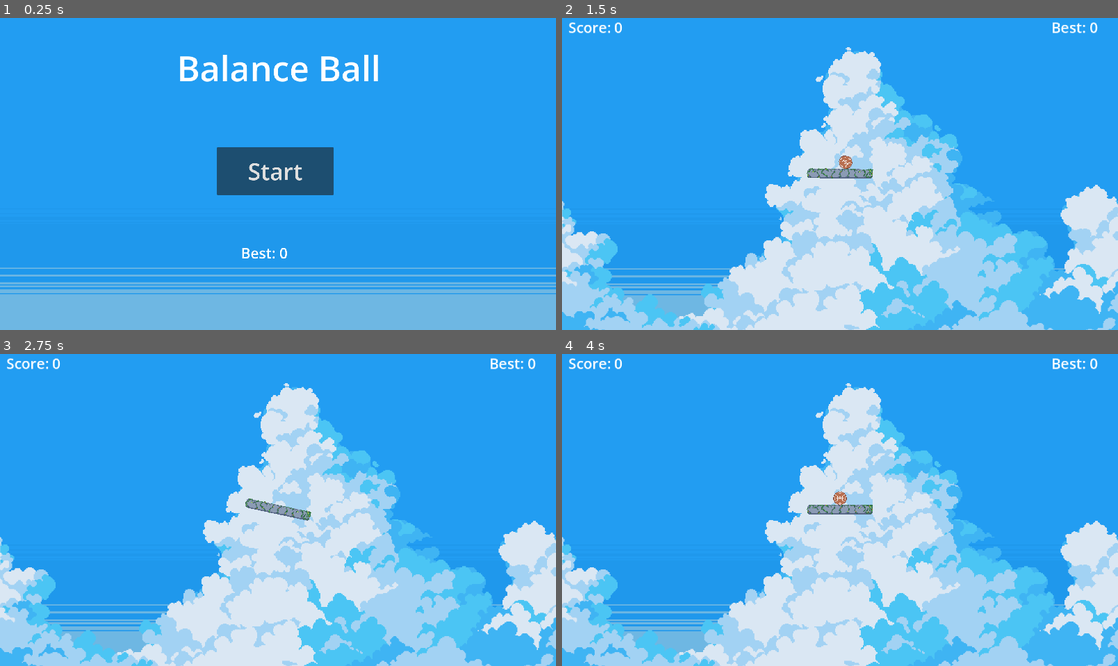
Above: before the commit, frames 1-4 (two rows, left to right).
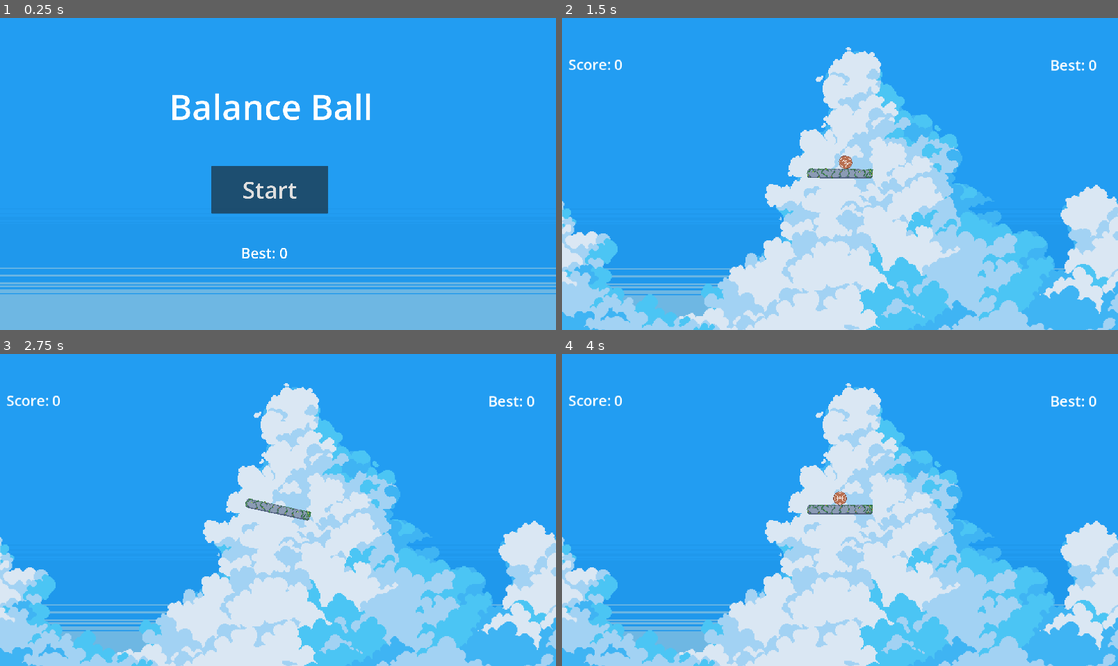
Above: after the commit, the same moments.

Repository: Mai-Anshhh/BalanceBall
Game: Godot game, scene res://scene/main_menu.tscn
Same seed, same stepped clock (60 frames per second), same inputs: the game is played once before the commit and once after it.
Inputs (mouse positions are in pixels of both pictures, inside the frame that each line leads up to):
- Up to frame 1 (0.25 s): no input
- Up to frame 2 (1.5 s): click "Start" at 0.5 s; tap Enter at 1.25 s; move the mouse to (962, 158) at 1.27 s; hold Right (ui_right) from 1.28 s (still down); tap Alt at 1.35 s; click (962, 158) at 1.42 s
- Up to frame 3 (2.75 s): move the mouse to (166, 525) at 2.02 s; release Right (ui_right) at 2.03 s; hold Down from 2.03 s (still down); tap Shift at 2.1 s
- Up to frame 4 (4 s): tap Space at 2.75 s; move the mouse to (895, 441) at 2.77 s; release Down at 2.78 s; hold Right (ui_right) 2.78-3.5 s; tap Alt at 2.85 s; click "Restart" at 3.5 s

The runs differ from the first frame. In frame 1, 5.5% of the frame differs, in the area x 31-68%, y 11-63%; in frame 2, 0.6%; in frame 3, 0.6%; in frame 4, 0.6%.

Commit message:
updated resolution

Diff:
--- a/scene/game.tscn
+++ b/scene/game.tscn
@@ -42,18 +42,18 @@
 [node name="scoredisplay" type="Label" parent="Control" unique_id=1762613255]
 layout_mode = 0
 offset_left = 87.0
-offset_top = 35.0
+offset_top = 99.0
 offset_right = 181.0
-offset_bottom = 70.0
+offset_bottom = 134.0
 theme_override_font_sizes/font_size = 25
 text = "Score: 0"
 
 [node name="HighscoreLabel" type="Label" parent="Control" unique_id=1562640100]
 layout_mode = 0
-offset_left = 921.0
-offset_top = 35.0
-offset_right = 981.0
-offset_bottom = 70.0
+offset_left = 919.0
+offset_top = 100.0
+offset_right = 979.0
+offset_bottom = 135.0
 theme_override_font_sizes/font_size = 25
 text = "Best:"
 
--- a/scene/main_menu.tscn
+++ b/scene/main_menu.tscn
@@ -19,10 +19,10 @@
 
 [node name="start" type="Button" parent="button_manager" unique_id=1185628480]
 layout_mode = 0
-offset_left = 749.0
-offset_top = 449.0
-offset_right = 1152.0172
-offset_bottom = 614.0
+offset_left = 730.0
+offset_top = 513.0
+offset_right = 1133.0172
+offset_bottom = 678.0
 theme_override_font_sizes/font_size = 80
 text = "Start"
 
@@ -45,10 +45,10 @@
 text = "Best:"
 
 [node name="Label" type="Label" parent="." unique_id=338829018]
-offset_left = 611.0
-offset_top = 92.0
-offset_right = 1315.0
-offset_bottom = 257.0
+offset_left = 584.0
+offset_top = 225.0
+offset_right = 1288.0
+offset_bottom = 390.0
 theme_override_font_sizes/font_size = 120
 text = "Balance Ball"
 
Not shown, added: build/index.apple-touch-icon.png.import
Not shown, added: build/index.icon.png.import
Not shown, added: build/index.png.import
Not shown, added: export_presets.cfg
Not shown, added: build/build.zip
Not shown, added: build/build2/index.apple-touch-icon.png
Not shown, added: build/build2/index.audio.position.worklet.js
Not shown, added: build/build2/index.audio.worklet.js
Not shown, added: build/build2/index.html
Not shown, added: build/build2/index.icon.png
Not shown, added: build/build2/index.js
Not shown, added: build/build2/index.pck
(and 11 more such lines)
